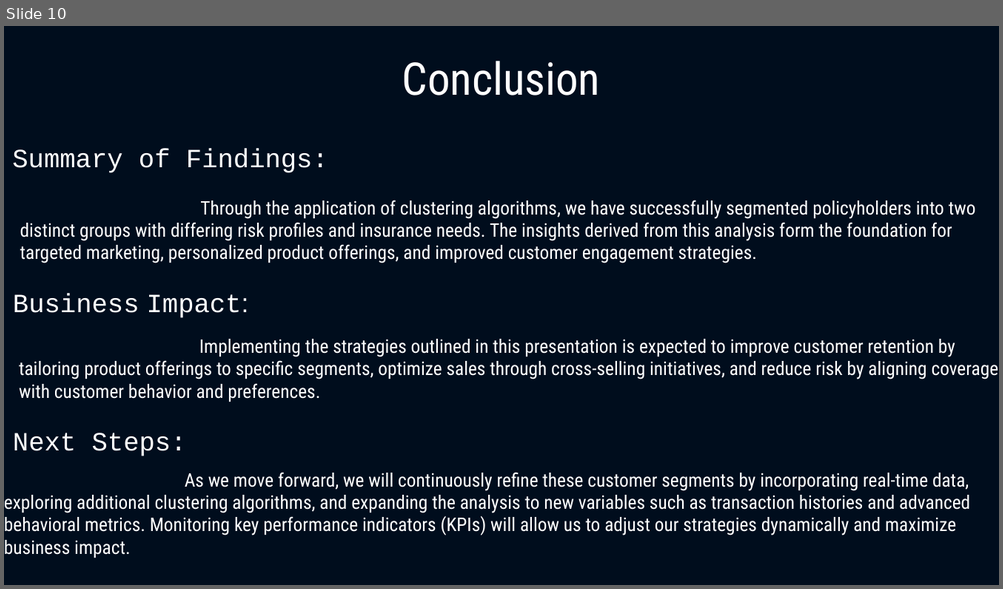
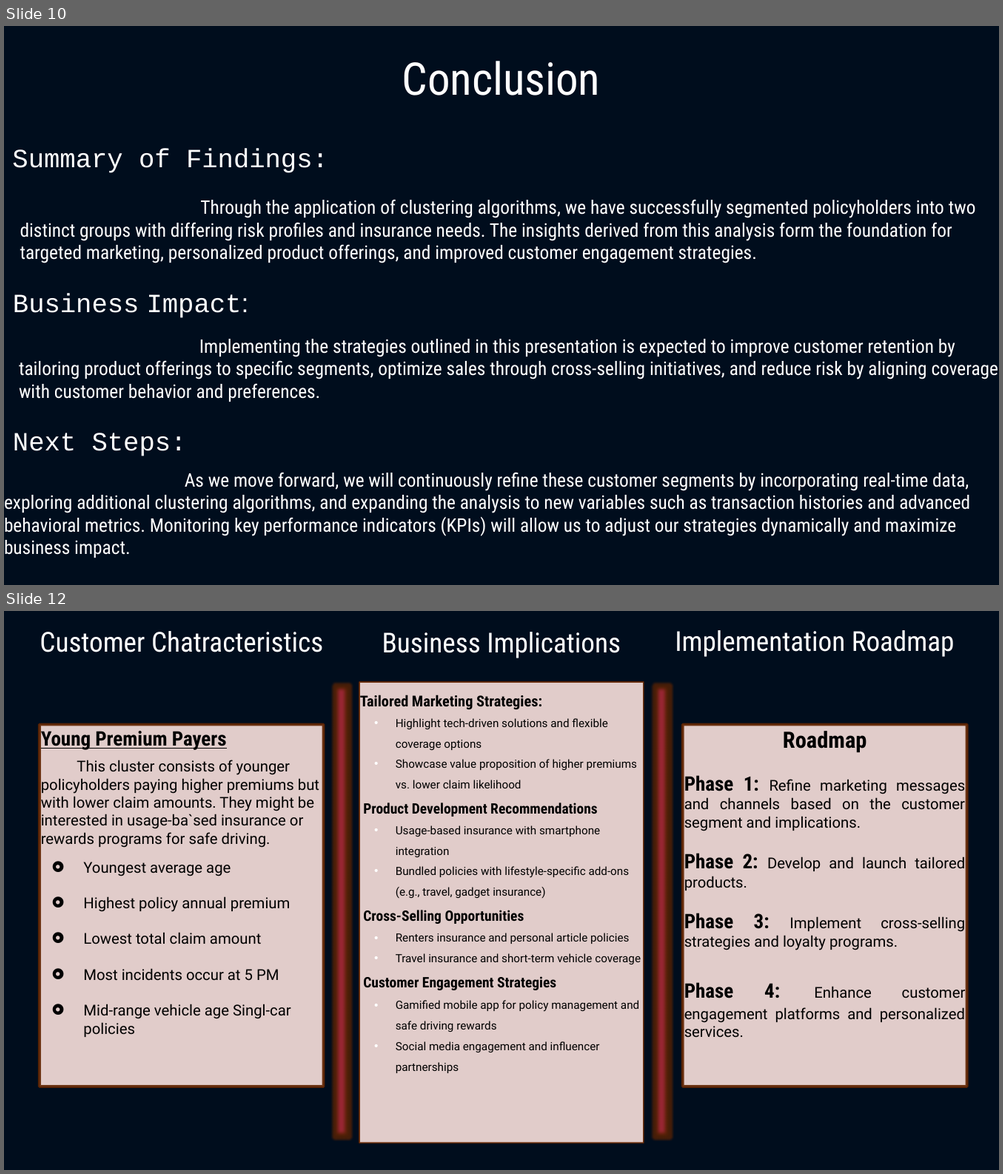
Before and after one commit to Santhosh-Analytics/Insurance_Analytics_Prediction, a slide deck: Data_Driven_Insights.pptx. Shown one above the other, each under a label of ours: slide 10 before the commit, slides 10 and 12 after it; the slides between them are not shown. The pictures are 1003x589 and 1003x1174 pixels, drawn with LibreOffice and Linux fonts; fonts in the diff are those of the drawing. Boxes give left, top, right and bottom in pixels: in the first picture for what was removed or moved away, otherwise in the second. Text is boxed around its words. In the diff, an @@ line names an element or a change of style, - is before the commit and + after.

```diff
--- a/Data_Driven_Insights.pptx
+++ b/Data_Driven_Insights.pptx
@@ slide 12 added at <box>4,611,999,1170</box>, background #000D1D @@
@@ text added at <box>40,631,323,652</box>, 22 pt, text #FFFFFF @@
+Customer Chatracteristics
@@ text added at <box>382,632,620,658</box>, 22 pt, text #FFFFFF @@
+Business Implications
@@ text added at <box>674,630,954,657</box>, 22 pt, text #FFFFFF @@
+Implementation Roadmap
@@ rectangle added at <box>334,686,348,1137</box>, fill #DB2D67 at 52% opacity @@
@@ rectangle added at <box>360,682,644,1144</box>, fill #F5DDD9 at 92% opacity, outline #622502 0.99 pt, 9 pt, text #000000 @@
+Tailored Marketing Strategies:
+• Highlight tech-driven solutions and flexible coverage options
+• Showcase value proposition of higher premiums vs. lower claim likelihood
+Product Development Recommendations
+• Usage-based insurance with smartphone integration
+• Bundled policies with lifestyle-specific add-ons (e.g., travel, gadget insurance)
+Cross-Selling Opportunities
+• Renters insurance and personal article policies
+• Travel insurance and short-term vehicle coverage
+Customer Engagement Strategies
+• Gamified mobile app for policy management and safe driving rewards
+• Social media engagement and influencer partnerships
@@ rectangle added at <box>654,686,669,1137</box>, fill #DB2D67 at 52% opacity @@
@@ rectangle added at <box>40,725,324,1088</box>, fill #F5DDD9 at 92% opacity, outline #622502 2.3 pt, 12 pt, text #000000 @@
+Young Premium Payers
+This cluster consists of younger policyholders paying higher premiums but with lower claim amounts. They might be interested in usage-ba`sed insurance or rewards programs for safe driving.
+ Youngest average age
+ Highest policy annual premium
+ Lowest total claim amount
+ Most incidents occur at 5 PM
+ Mid-range vehicle age Singl-car policies
@@ rectangle added at <box>683,725,967,1088</box>, fill #F5DDD9 at 92% opacity, outline #622502 2.3 pt, 12 pt, text #000000 @@
+Roadmap
+Phase 1: Refine marketing messages and channels based on the customer segment and implications.
+Phase 2: Develop and launch tailored products.
+Phase 3: Implement cross-selling strategies and loyalty programs.
+Phase 4: Enhance customer engagement platforms and personalized services.
```
Also in this commit, not shown: 3 slides changed, 2 other slides added, 4 other files.
